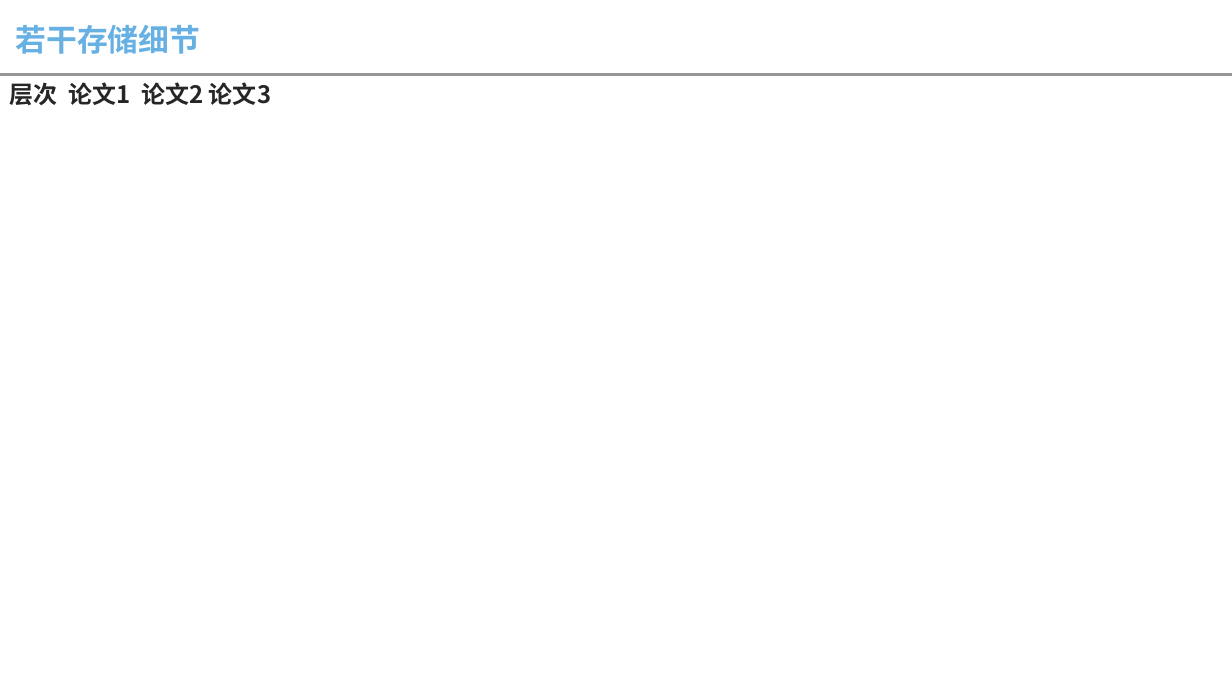
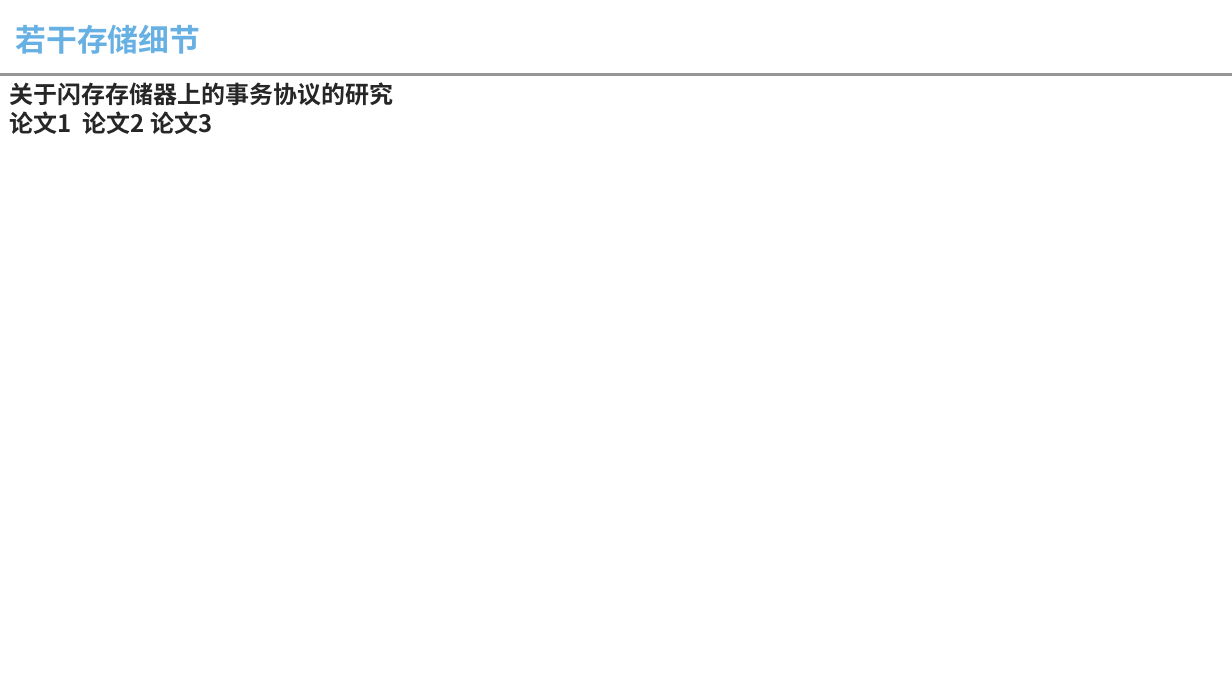
Before and after one commit to foreverfruit/Doc, a slide deck: slide 24 of 学习汇报.pptx. Drawn at 1232x693 pixels with LibreOffice and Linux fonts; fonts in the diff are those of the drawing. Boxes give left, top, right and bottom in pixels: in the first picture for what was removed or moved away, otherwise in the second. Text is boxed around its words. In the diff, an @@ line names an element or a change of style, - is before the commit and + after.

```diff
--- a/学习汇报.pptx
+++ b/学习汇报.pptx
@@ text at <box>9,82,393,134</box>: text changed @@
-层次 论文1 论文2 论文3
+关于闪存存储器上的事务协议的研究
+论文1 论文2 论文3
```
Also in this commit, not shown: 1 slide added, 29 slides removed, 1 other file.
